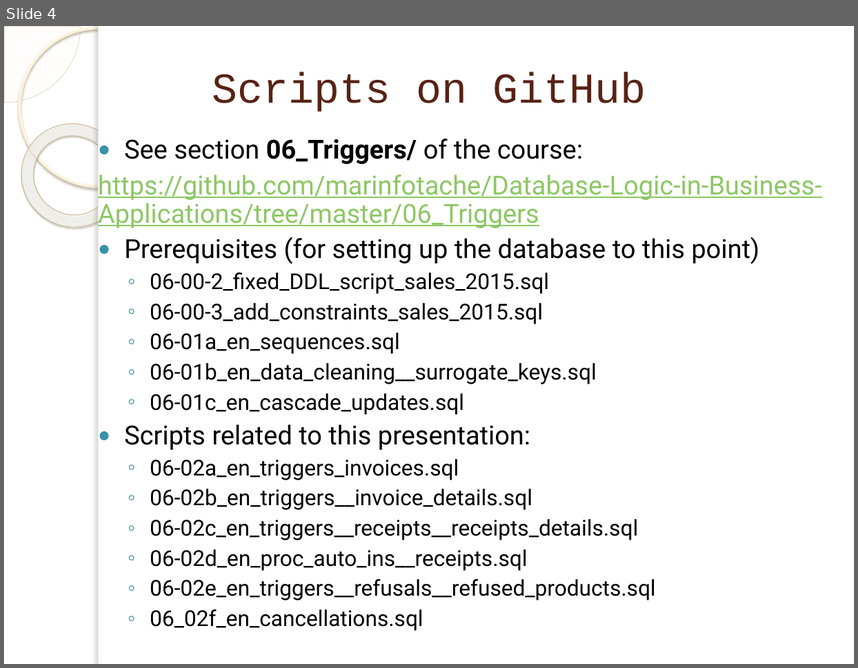
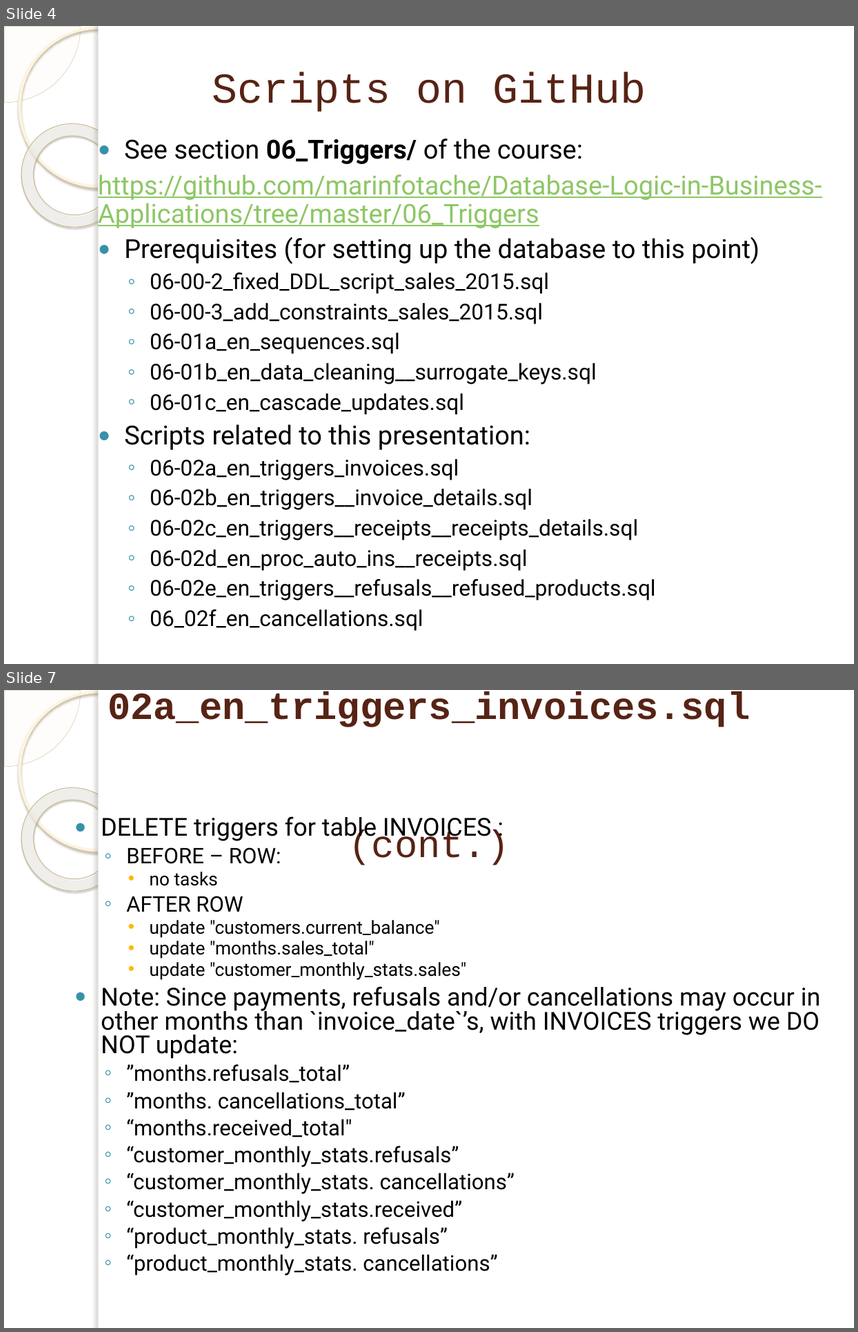
Before and after one commit to marinfotache/Database-Logic-in-Business-Applications, a slide deck: 06_Triggers/06-02_en_Triggers - part 2.pptx. Shown one above the other, each under a label of ours: slide 4 before the commit, slides 4 and 7 after it; the slides between them are not shown. The pictures are 858x668 and 858x1332 pixels, drawn with LibreOffice and Linux fonts; fonts in the diff are those of the drawing; background and template pictures are left out. Boxes give left, top, right and bottom in pixels: in the first picture for what was removed or moved away, otherwise in the second. Text is boxed around its words. In the diff, an @@ line names an element or a change of style, - is before the commit and + after.

```diff
--- a/06_Triggers/06-02_en_Triggers - part 2.pptx
+++ b/06_Triggers/06-02_en_Triggers - part 2.pptx
@@ slide 7 added at bbox=[4, 690, 854, 1328], background picture (left out); not listed: 5 template elements that a slide beside it also shows @@
@@ title added at bbox=[107, 692, 750, 865], 32.4 pt, text #572314, bold @@
+Script 06-02a_en_triggers_invoices.sql
+(cont.)
@@ text added at bbox=[101, 816, 821, 1275], 18.2 pt, text #000000 @@
+● DELETE triggers for table INVOICES :
+  ◦ BEFORE – ROW:
+    • no tasks
+  ◦ AFTER ROW
+    • update "customers.current_balance"
+    • update "months.sales_total"
+    • update "customer_monthly_stats.sales"
+● Note: Since payments, refusals and/or cancellations may occur in other months than `invoice_date`’s, with INVOICES triggers we DO NOT update:
+  ◦ ”months.refusals_total”
+  ◦ ”months. cancellations_total”
+  ◦ “months.received_total"
+  ◦ “customer_monthly_stats.refusals”
+  ◦ “customer_monthly_stats. cancellations”
+  ◦ “customer_monthly_stats.received”
+  ◦ “product_monthly_stats. refusals”
+  ◦ “product_monthly_stats. cancellations”
```
Also in this commit, not shown: 2 slides changed, 4 other slides added, 2 other files.
